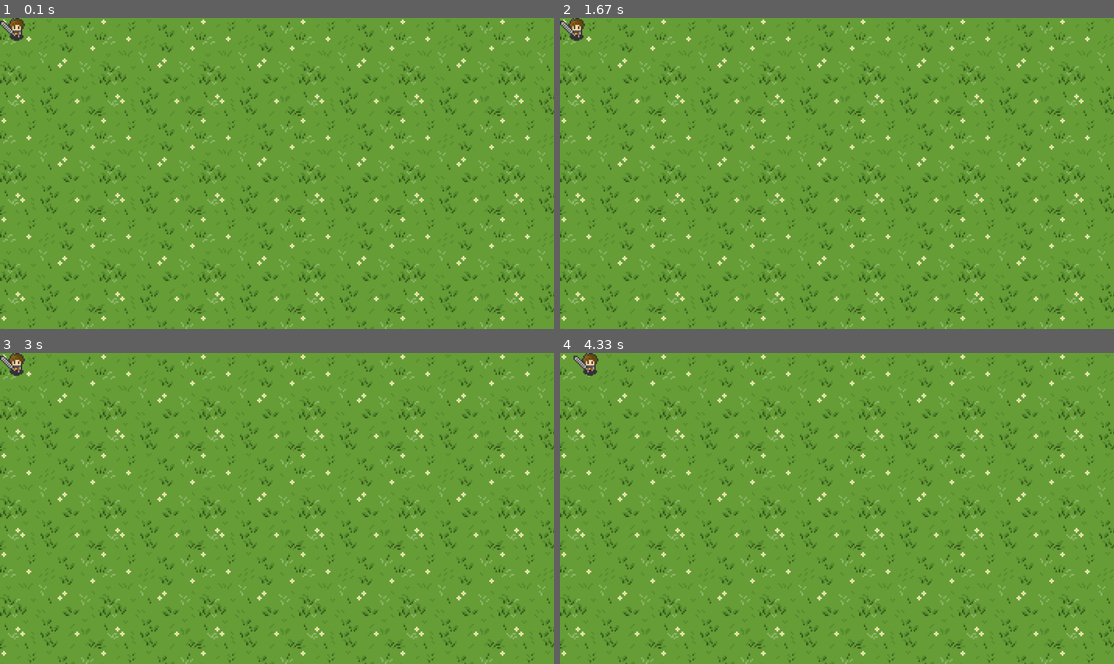
Above: before the commit, frames 1-4 (two rows, left to right).
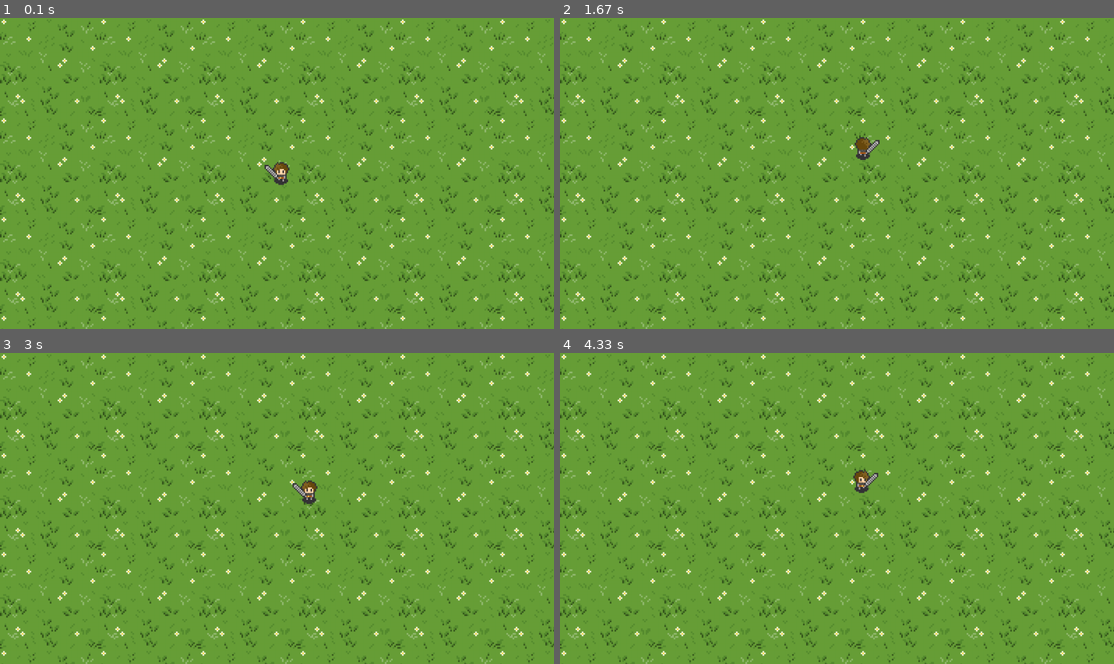
Above: after the commit, the same moments.

Repository: dimas1popl/Game_RTS_pygame_python
Game: pygame game, started from main.py
Two runs of this game, one before a commit and one after it. Both use one fixed random seed, a clock stepped at 60 frames per second and the inputs below.
Inputs:
- Up to frame 1 (0.1 s): no input
- Up to frame 2 (1.67 s): hold W 0.33-0.8 s; hold Right 0.33-0.8 s; hold Right 0.83-1.3 s; hold W 1.33-1.63 s
- Up to frame 3 (3 s): hold Right 1.67-2.13 s; hold A 2.17-2.7 s; hold Down from 2.73 s (still down)
- Up to frame 4 (4.33 s): release Down at 3.03 s; hold A 3.07-3.47 s; hold Up 3.5-3.87 s; hold D from 3.9 s (still down)

The runs differ from the first frame. In frame 1, 0.4% of the frame differs, in the area x 0-53%, y 0-54%; in frame 2, 0.4%; in frame 3, 0.4%, in the area x 0-58%, y 0-49%; in frame 4, 0.4%.

Commit message:
Player animation Full (down, up, left, right) 3fps

Diff:
--- a/main.py
+++ b/main.py
@@ -1,5 +1,6 @@
 import pygame
 import sys
+import os
 
 pygame.init()
 
@@ -10,6 +11,7 @@
 
 display = pygame.display.set_mode((Width, Height))
 
+# Цвета
 white = (255, 255, 255)
 black = (0, 0, 0)
 red = (255, 0, 0)
@@ -20,8 +22,12 @@
 cyan = (0, 255, 255)
 magenta = (255, 0, 255)
 
-player_x = 0
-player_y = 0
+# Позиция игрока
+player_x = Width // 2
+player_y = Height // 2
+
+# Направление игрока (по умолчанию смотрит вниз)
+player_direction = "down"
 
 try:
     bg_image = pygame.image.load('images/background.png').convert_alpha()
@@ -34,30 +40,73 @@
 image_width = bg_rect.width
 
 try:
-    player_images = []
-    player_list = ['images/player_walk_down1.png', 'images/player_walk_down2.png', 'images/player_walk_down3.png']
-    for img in player_list:
-        image = pygame.image.load(img).convert()  # Сначала конвертируем
-        image.set_colorkey((255, 255, 255))  # Убираем белый фон
-        image = image.convert_alpha()  # Затем делаем прозрачным
-        player_images.append(image)
+    # Загружаем анимации для всех направлений
+    player_animations = {
+        "down": [],
+        "up": [],
+        "left": [],
+        "right": []
+    }
+
+    # Список файлов для каждой анимации
+    animation_files = {
+        "down": ['images/player_walk_down1.png', 'images/player_walk_down2.png', 'images/player_walk_down3.png'],
+        "up": ['images/player_walk_up1.png', 'images/player_walk_up2.png', 'images/player_walk_up3.png'],
+        "left": ['images/player_walk_left1.png', 'images/player_walk_left2.png', 'images/player_walk_left3.png'],
+        "right": ['images/player_walk_right1.png', 'images/player_walk_right2.png', 'images/player_walk_right3.png']
+    }
+
+    # Загружаем все анимации
+    for direction, files in animation_files.items():
+        for img_file in files:
+            if os.path.exists(img_file):
+                image = pygame.image.load(img_file).convert()
+                image.set_colorkey((255, 255, 255))
+                image = image.convert_alpha()
+                player_animations[direction].append(image)
+            else:
+                print(f"Файл не найден: {img_file}")
+                # Создаем заглушку, если файл не найден
+                dummy_surface = pygame.Surface((50, 100), pygame.SRCALPHA)
+                if direction == "down":
+                    pygame.draw.rect(dummy_surface, blue, (10, 10, 30, 80))
+                elif direction == "up":
+                    pygame.draw.rect(dummy_surface, green, (10, 10, 30, 80))
+                elif direction == "left":
+                    pygame.draw.rect(dummy_surface, red, (10, 10, 30, 80))
+                elif direction == "right":
+                    pygame.draw.rect(dummy_surface, yellow, (10, 10, 30, 80))
+                player_animations[direction].append(dummy_surface)
+
 except pygame.error as e:
     print(f"Error loading image: {e}")
-    sys.exit()
+    # Если не удалось загрузить изображения, создаем простые фигуры для отладки
+    player_animations = {
+        "down": [pygame.Surface((50, 100))],
+        "up": [pygame.Surface((50, 100))],
+        "left": [pygame.Surface((50, 100))],
+        "right": [pygame.Surface((50, 100))]
+    }
+    for direction in player_animations:
+        player_animations[direction][0].fill(blue if direction == "down" else
+                                             green if direction == "up" else
+                                             red if direction == "left" else
+                                             yellow)
 
-# Получить прямоугольник изображения для позиционирования
-image_rect = player_images[0].get_rect()
-image_rect.topleft = (player_x, player_y)  # Начальная позиция
+# Получаем прямоугольник изображения
+image_rect = player_animations["down"][0].get_rect()
+image_rect.center = (player_x, player_y)
 
-# Добавим скорость для более плавного движения
+# Скорость движения
 player_speed = 1.56
 
 # Переменные для анимации
 current_frame = 0
-animation_speed = 0.1  # Скорость анимации
+animation_speed = 0.1
 animation_counter = 0
 is_moving = False
 
+# Главный игровой цикл
 On_Game_True = True
 while On_Game_True:
     for event in pygame.event.get():
@@ -65,39 +114,62 @@
             pygame.quit()
             On_Game_True = False
             quit()
+        elif event.type == pygame.KEYDOWN:
+            if event.key == pygame.K_ESCAPE:
+                pygame.quit()
+                On_Game_True = False
+                quit()
 
     keys = pygame.key.get_pressed()
     is_moving = False
+    last_direction = player_direction
 
-    if keys[pygame.K_w]:
+    # Обработка движения с изменением направления
+    if keys[pygame.K_w] or keys[pygame.K_UP]:
         if player_y > 0:
             player_y -= player_speed
             is_moving = True
-    if keys[pygame.K_s]:
+            player_direction = "up"
+
+    if keys[pygame.K_s] or keys[pygame.K_DOWN]:
         if player_y < Height - image_rect.height:
             player_y += player_speed
             is_moving = True
-    if keys[pygame.K_a]:
+            player_direction = "down"
+
+    if keys[pygame.K_a] or keys[pygame.K_LEFT]:
         if player_x > 0:
             player_x -= player_speed
             is_moving = True
-    if keys[pygame.K_d]:
+            player_direction = "left"
+
+    if keys[pygame.K_d] or keys[pygame.K_RIGHT]:
         if player_x < Width - image_rect.width:
             player_x += player_speed
             is_moving = True
+            player_direction = "right"
 
     # Обновление анимации
     if is_moving:
+        # Если направление изменилось, сбрасываем анимацию
+        if last_direction != player_direction:
+            current_frame = 0
+            animation_counter = 0
+
         animation_counter += animation_speed
         if animation_counter >= 1:
-            current_frame = (current_frame + 1) % len(player_images)
+            current_frame = (current_frame + 1) % len(player_animations[player_direction])
             animation_counter = 0
     else:
         current_frame = 0  # Возвращаем к первому кадру, когда не движемся
 
-    image_rect.topleft = (player_x, player_y)
+    # Обновление позиции прямоугольника
+    image_rect.center = (player_x, player_y)
 
+    # Ограничение FPS
     fpsClock.tick(60)
+
+    # Отрисовка
     display.fill(cyan)
 
     # Рисуем фон
@@ -107,7 +179,8 @@
         display.blit(bg_image, (x, 572))
         display.blit(bg_image, (x, 858))
 
-    # Рисуем текущий кадр анимации персонажа
-    display.blit(player_images[current_frame], image_rect)
+    # Рисуем текущий кадр анимации персонажа в правильном направлении
+    current_image = player_animations[player_direction][current_frame]
+    display.blit(current_image, image_rect)
 
     pygame.display.flip()
Binary file added: images/player_walk_left1.png
Binary file added: images/player_walk_left2.png
Binary file added: images/player_walk_left3.png
Binary file added: images/player_walk_right1.png
Binary file added: images/player_walk_right2.png
Binary file added: images/player_walk_right3.png
Binary file added: images/player_walk_up1.png
Binary file added: images/player_walk_up2.png
Binary file added: images/player_walk_up3.png
